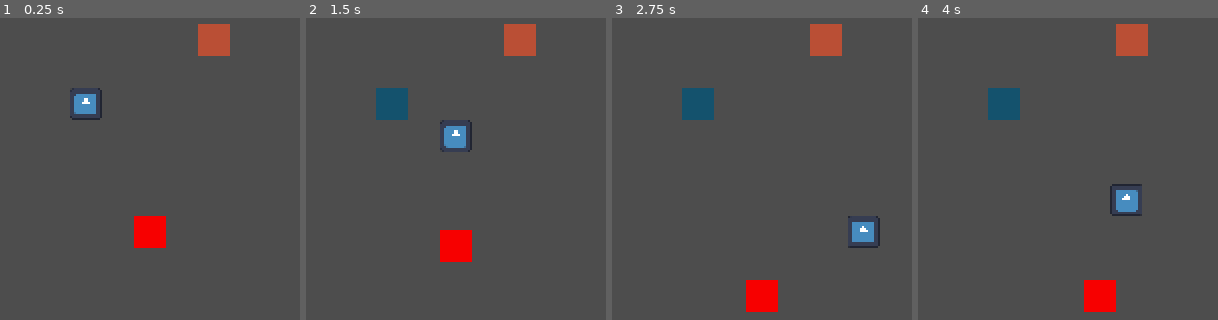
Above: before the commit, frames 1-4 (left to right).
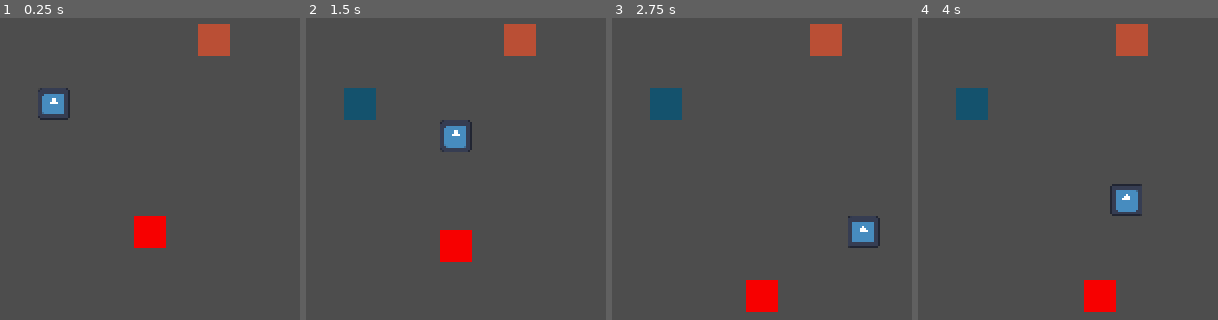
Above: after the commit, the same moments.

Repository: 0ctodice/Brackeys-Game-Jam-2025.2
Game: Godot game, scene res://Scenes/world.tscn
The game is run twice, just before and just after one commit, with the same random seed, the same clock (stepped at 60 frames per second) and the same inputs. The engine's default icon, where the game draws it, is replaced by a stand-in: a white triangle on a blue panel in a dark square.
Inputs:
- Up to frame 1 (0.25 s): no input
- Up to frame 2 (1.5 s): tap Enter (ui_accept) at 0.5, 0.77 s; hold Right (ui_right) 0.53-1.28 s; hold Down (ui_down) from 1.28 s (still down)
- Up to frame 3 (2.75 s): tap Enter (ui_accept) at 1.52 s; release Down (ui_down) at 2.03 s; hold Right (ui_right) from 2.03 s (still down)
- Up to frame 4 (4 s): release Right (ui_right) at 2.78 s; hold Up (ui_up) 2.78-3.53 s; tap Enter (ui_accept) at 3.02, 3.77 s; hold Left (ui_left) from 3.53 s (still down)

The runs differ from the first frame. In frame 1, 1.2% of the frame differs, in the area x 12-34%, y 23-34%; in frame 2, 2.3%; in frame 3, 2.3%; in frame 4, 2.3%.

Commit message:
fixed issue on the sant ccollider

Diff:
--- a/Scenes/world.tscn
+++ b/Scenes/world.tscn
@@ -10,7 +10,7 @@
 [node name="World" type="Node2D"]
 
 [node name="Player" parent="." instance=ExtResource("1_a02cp")]
-position = Vector2(104, 72)
+position = Vector2(88, 72)
 
 [node name="StaticBody2D" type="StaticBody2D" parent="."]
 position = Vector2(192, 88)
--- a/Scripts/naughty_child.gd
+++ b/Scripts/naughty_child.gd
@@ -1,6 +1,6 @@
 extends RigidBody2D
 
-enum {SEARCHING, CHASING, ROAMING, OPENING_GIFT, FINISHED_OPENING_GIFT}
+enum {SEARCHING, CHASING, ROAMING, OPENING_GIFT}
 
 const TILE_SIZE : Vector2 = Vector2(16,16)
 var sprite_tween : Tween
@@ -13,12 +13,6 @@
 var is_it_gift = false
 
 func _physics_process(delta:float) -> void:
-	if !santa_detected and $SantaCollider.is_colliding() :
-		santa_detected = true
-		santa_last_position = $SantaCollider.get_collider().global_position
-		state = CHASING
-		is_it_gift = $SantaCollider.get_collision_mask_value(3)
-
 	if (!sprite_tween or !sprite_tween.is_running()) and can_move :
 		match (state) :
 			SEARCHING :
@@ -43,6 +37,12 @@
 				_look_towards_position(Vector2.ZERO)
 				_move(Vector2.ZERO)
 				state = ROAMING
+
+	if !santa_detected and $SantaCollider.is_colliding() and state != OPENING_GIFT:
+		santa_detected = true
+		santa_last_position = $SantaCollider.get_collider().global_position
+		state = CHASING
+		is_it_gift = $SantaCollider.get_collider().get_parent().name != "Player"
 
 func _look_towards_position(dir: Vector2) -> void :
 	$SantaCollider.target_position = dir * 80
--- a/Scripts/player.gd
+++ b/Scripts/player.gd
@@ -7,7 +7,6 @@
 var has_cookie : bool = false
 
 func _physics_process(delta:float) -> void:
-	print(can_drop_gift)
 	if !sprite_tween or !sprite_tween.is_running() :
 		if Input.is_action_pressed("ui_up") and !$RayUp.is_colliding() :
 			_move(Vector2(0,-1))
